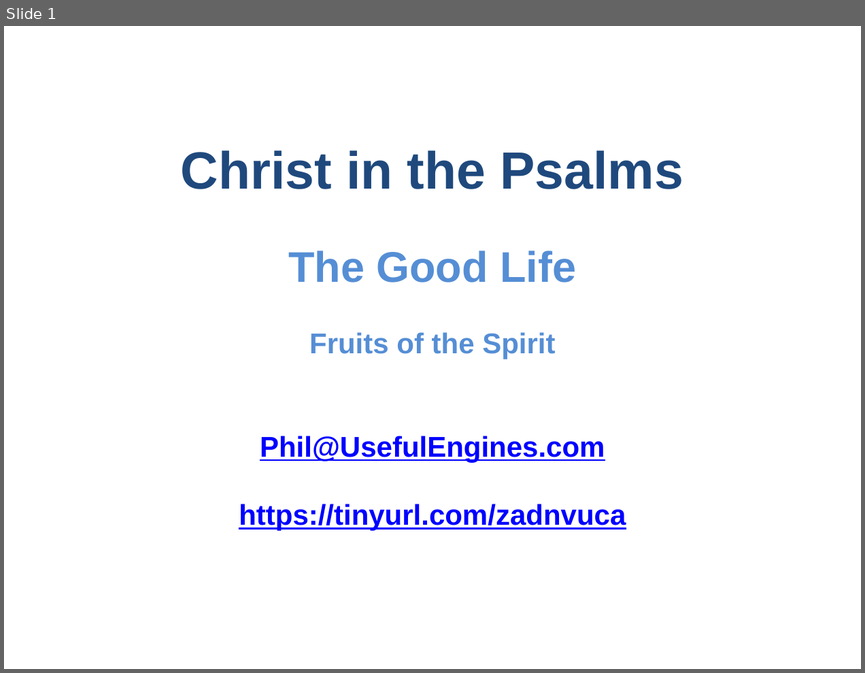
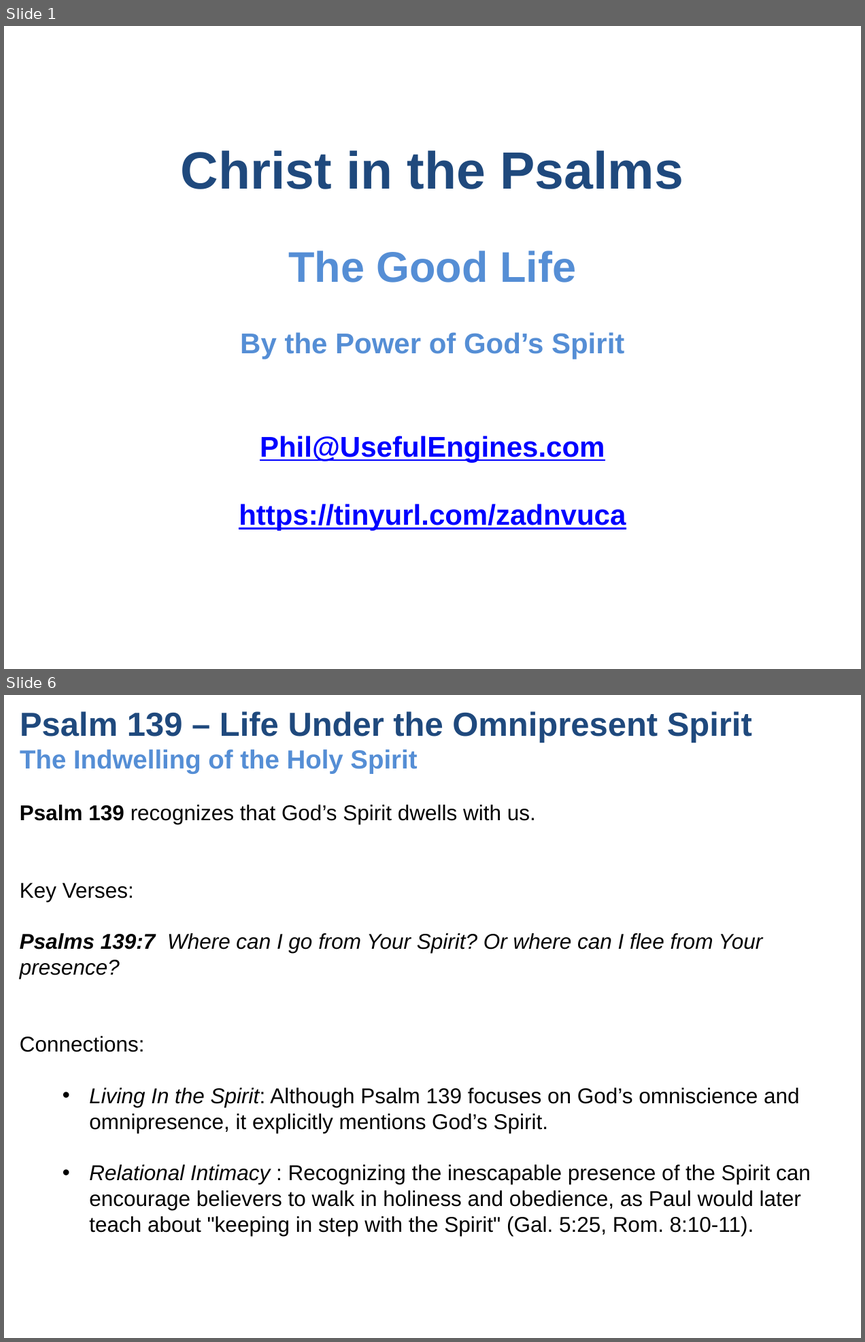
Before and after one commit to UsefulEngines/EvangelismPublic, a slide deck: 2024-Q4/2024-12-29/2024-12-29-Psalms.pptx. Shown one above the other, each under a label of ours: slide 1 before the commit, slides 1 and 6 after it; the slides between them are not shown. The pictures are 865x673 and 865x1342 pixels, drawn with LibreOffice and Linux fonts; fonts in the diff are those of the drawing. Boxes give left, top, right and bottom in pixels: in the first picture for what was removed or moved away, otherwise in the second. Text is boxed around its words. In the diff, an @@ line names an element or a change of style, - is before the commit and + after.

```diff
--- a/2024-Q4/2024-12-29/2024-12-29-Psalms.pptx
+++ b/2024-Q4/2024-12-29/2024-12-29-Psalms.pptx
@@ slide 6 added at [4, 695, 861, 1338], background #FFFFFF @@
@@ title added at [20, 711, 752, 774], 28 pt, text #1F497D, bold @@
+Psalm 139 – Life Under the Omnipresent Spirit
+The Indwelling of the Holy Spirit
@@ text added at [20, 804, 810, 1236], 18 pt, text #000000 @@
+Psalm 139 recognizes that God’s Spirit dwells with us.
+Key Verses:
+Psalms 139:7 Where can I go from Your Spirit? Or where can I flee from Your presence?
+Connections:
+  • Living In the Spirit: Although Psalm 139 focuses on God’s omniscience and omnipresence, it explicitly mentions God’s Spirit.
+  • Relational Intimacy : Recognizing the inescapable presence of the Spirit can encourage believers to walk in holiness and obedience, as Paul would later teach about "keeping in step with the Spirit" (Gal. 5:25, Rom. 8:10-11).
@@ slide 1 changed as well @@
@@ text at [240, 332, 624, 359]: text changed @@
-Fruits of the Spirit
+By the Power of God’s Spirit
```
Also in this commit, not shown: 2 other slides changed, 5 other slides added, 8 slides removed, 1 other file.
